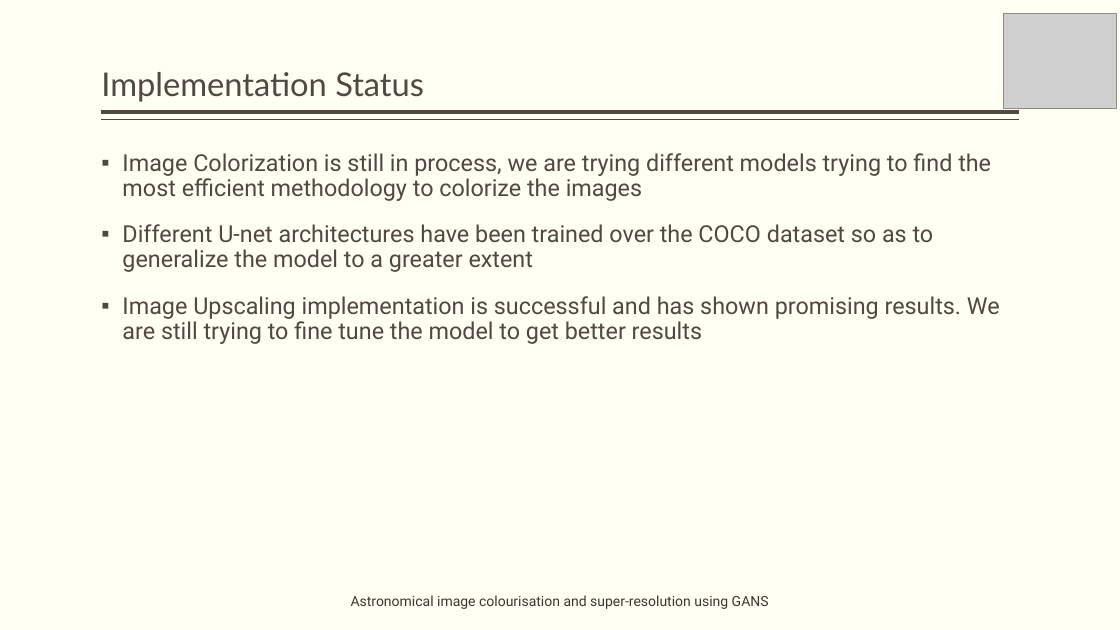
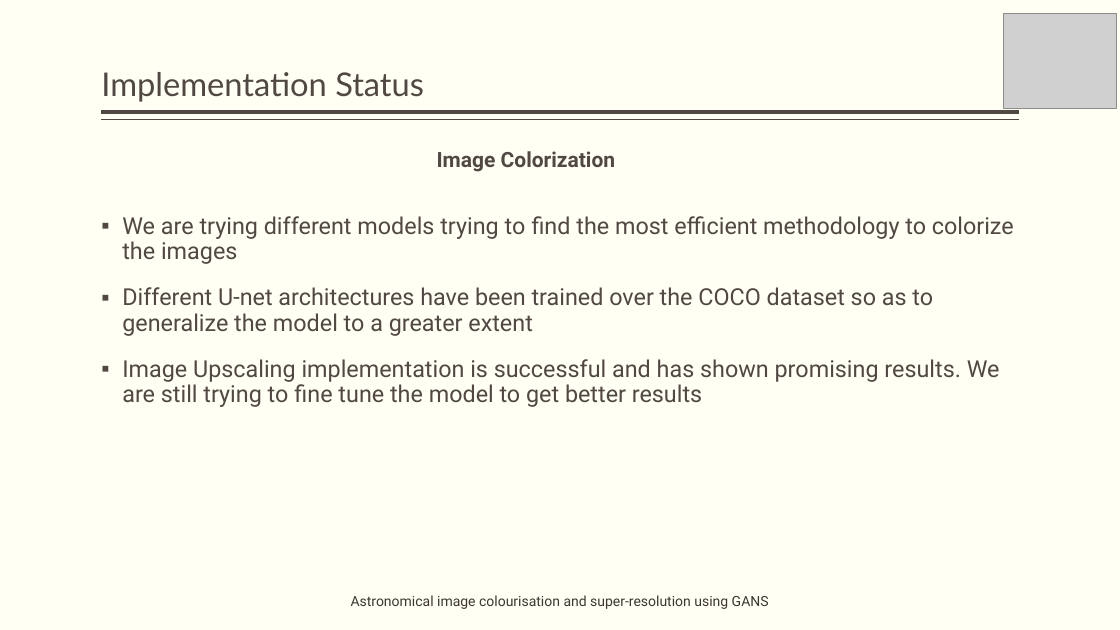
Before and after one commit to obi-wan-shinobi/Literature-Review, a slide deck: slide 9 of Presentation/Stage_2/stage_2_presentation.pptx (slide 8 before the commit). Drawn at 1120x630 pixels with LibreOffice and Linux fonts; fonts in the diff are those of the drawing; grey boxes stand for pictures. Boxes give left, top, right and bottom in pixels: in the first picture for what was removed or moved away, otherwise in the second. Text is boxed around its words. In the diff, an @@ line names an element or a change of style, - is before the commit and + after.

```diff
--- a/Presentation/Stage_2/stage_2_presentation.pptx
+++ b/Presentation/Stage_2/stage_2_presentation.pptx
@@ text added at [437,151,615,172], 18 pt, text #514843, bold @@
+Image Colorization
@@ text "We are trying different models ...": place and size @@
-text "We are trying different models ..." at [122,153,1000,344]
+text "We are trying different models ..." at [122,216,1014,407]
@@ text at [122,216,1014,264]: text changed @@
-▪ Image Colorization is still in process, we are trying different models trying to find the most efficient methodology to colorize the images
+▪ We are trying different models trying to find the most efficient methodology to colorize the images
```
Also in this commit, not shown: 3 other slides changed, 6 slides added, 11 other files.
